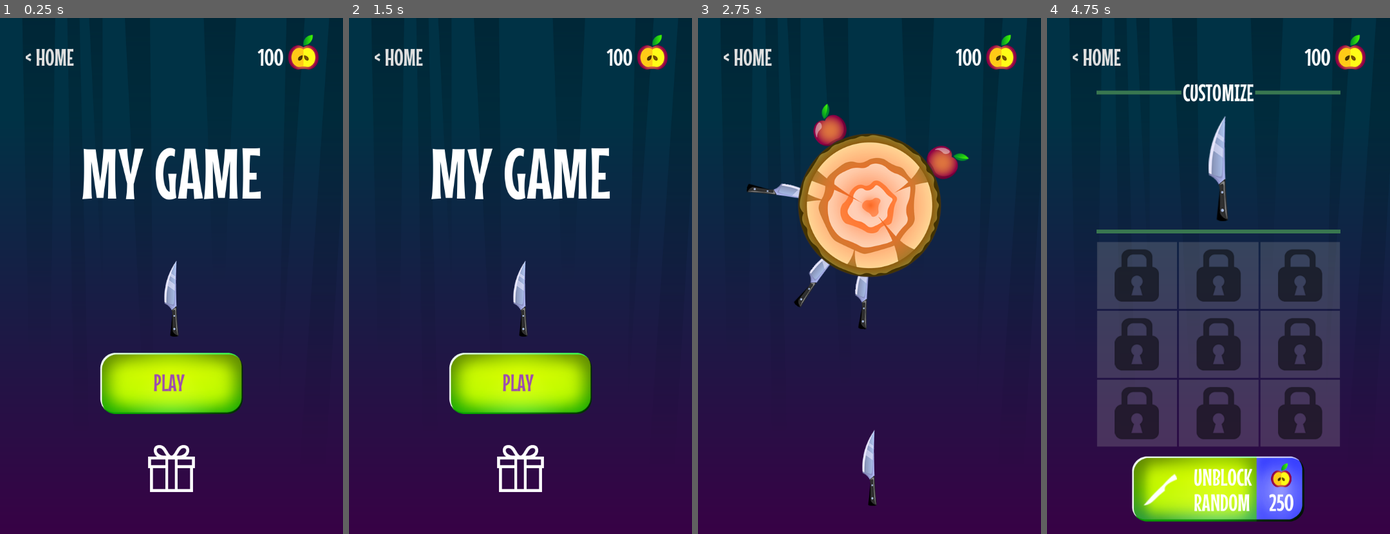
Above: before the commit, frames 1-4 (left to right).
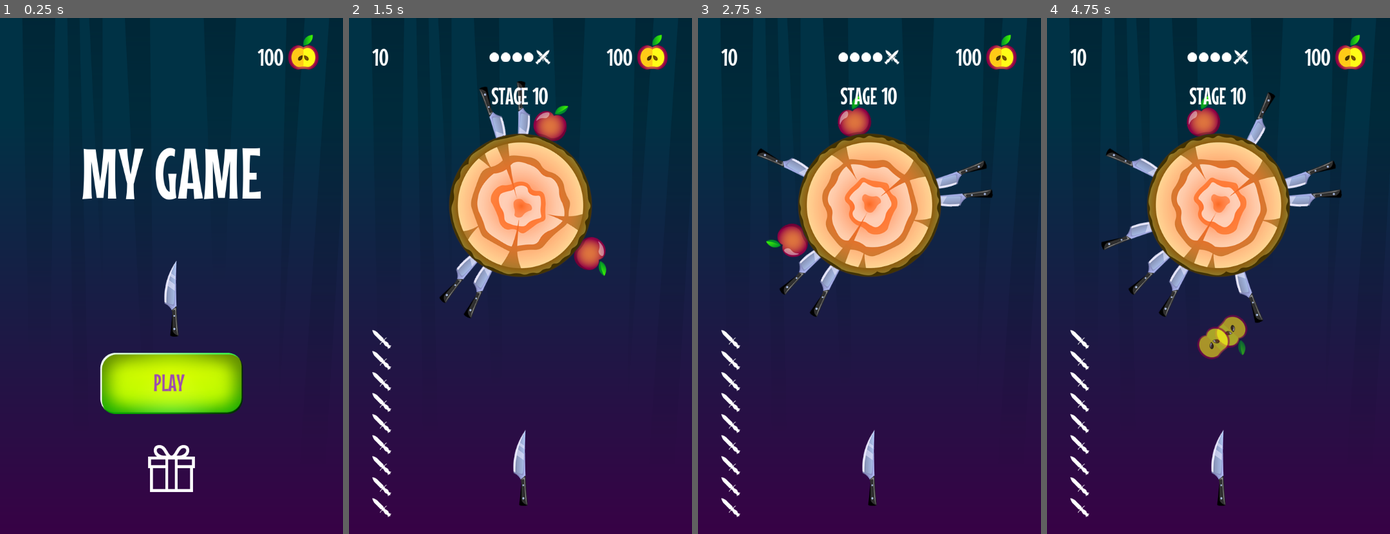
Above: after the commit, the same moments.

Repository: drxwat/godot4-mobile-game-course
Game: Godot game, scene res://scenes/start_screen/start_screen.tscn
Same seed, same stepped clock (60 frames per second), same inputs: the game is played once before the commit and once after it.
Inputs (mouse positions are in pixels of both pictures, inside the frame that each line leads up to):
- Up to frame 1 (0.25 s): no input
- Up to frame 2 (1.5 s): click "PLAY" at 0.5 s; click (397, 59) at 1.25 s, where only the run before the commit has a clickable "< HOME"
- Up to frame 3 (2.75 s): click (869, 384) at 2 s, where only the run before the commit has a clickable "PLAY"
- Up to frame 4 (4.75 s): click (1095, 59) at 2.75 s, where only the run before the commit has a clickable "< HOME"; click (1095, 59) at 3.5 s, where only the run before the commit has a clickable "< HOME"; click (1218, 466) at 4.27 s

The runs differ from the first frame. In frame 1, 0.3% of the frame differs, in the area x 7-22%, y 5-10%; in frame 2, 19%; in frame 3, 7.5%; in frame 4, 38%, in the area x 6-86%, y 5-98%.

Commit message:
5-2 adoptive HUD

Diff:
--- a/elements/ui/hud/hud.gd
+++ b/elements/ui/hud/hud.gd
@@ -1,5 +1,35 @@
 extends CanvasLayer
 
+@onready var knives_counter := %KnivesCounter
+@onready var home_button := %HomeButton
+@onready var points_label := %PointsLabel
+@onready var stage_label := %StageLabel
+@onready var stage_counter := %StageCounter
+
+func _ready():
+	Events.location_changed.connect(update_hud_location)
+	update_hud_location(Events.LOCATIONS.START)
 
 func _on_home_button_pressed():
 	Events.location_changed.emit(Events.LOCATIONS.START)
+
+func update_hud_location(location: Events.LOCATIONS):
+	match location:
+		Events.LOCATIONS.START:
+			knives_counter.hide()
+			home_button.hide()
+			points_label.hide()
+			stage_label.hide()
+			stage_counter.hide()
+		Events.LOCATIONS.GAME:
+			knives_counter.show()
+			home_button.hide()
+			points_label.show()
+			stage_label.show()
+			stage_counter.show()
+		Events.LOCATIONS.SHOP:
+			knives_counter.hide()
+			home_button.show()
+			points_label.hide()
+			stage_label.hide()
+			stage_counter.hide()
--- a/elements/ui/hud/hud.tscn
+++ b/elements/ui/hud/hud.tscn
@@ -44,65 +44,67 @@
 layout_mode = 2
 
 [node name="HomeButton" type="Button" parent="MarginContainer/VBoxContainer/HBoxContainer"]
+unique_name_in_owner = true
 layout_mode = 2
 text = "< HOME"
 flat = true
 
-[node name="Label" type="Label" parent="MarginContainer/VBoxContainer/HBoxContainer"]
-visible = false
+[node name="PointsLabel" type="Label" parent="MarginContainer/VBoxContainer/HBoxContainer"]
+unique_name_in_owner = true
 layout_mode = 2
 size_flags_horizontal = 3
 text = "10"
 
-[node name="HBoxContainer" type="HBoxContainer" parent="MarginContainer/VBoxContainer/HBoxContainer"]
-visible = false
+[node name="StageCounter" type="HBoxContainer" parent="MarginContainer/VBoxContainer/HBoxContainer"]
+unique_name_in_owner = true
 layout_mode = 2
 size_flags_horizontal = 3
 alignment = 1
 
-[node name="TextureRect" type="TextureRect" parent="MarginContainer/VBoxContainer/HBoxContainer/HBoxContainer"]
+[node name="TextureRect" type="TextureRect" parent="MarginContainer/VBoxContainer/HBoxContainer/StageCounter"]
 layout_mode = 2
 texture = ExtResource("2_xf8ip")
 stretch_mode = 5
 
-[node name="TextureRect2" type="TextureRect" parent="MarginContainer/VBoxContainer/HBoxContainer/HBoxContainer"]
+[node name="TextureRect2" type="TextureRect" parent="MarginContainer/VBoxContainer/HBoxContainer/StageCounter"]
 layout_mode = 2
 texture = ExtResource("2_xf8ip")
 stretch_mode = 5
 
-[node name="TextureRect3" type="TextureRect" parent="MarginContainer/VBoxContainer/HBoxContainer/HBoxContainer"]
+[node name="TextureRect3" type="TextureRect" parent="MarginContainer/VBoxContainer/HBoxContainer/StageCounter"]
 layout_mode = 2
 texture = ExtResource("2_xf8ip")
 stretch_mode = 5
 
-[node name="TextureRect4" type="TextureRect" parent="MarginContainer/VBoxContainer/HBoxContainer/HBoxContainer"]
+[node name="TextureRect4" type="TextureRect" parent="MarginContainer/VBoxContainer/HBoxContainer/StageCounter"]
 layout_mode = 2
 texture = ExtResource("2_xf8ip")
 stretch_mode = 5
 
-[node name="TextureRect5" type="TextureRect" parent="MarginContainer/VBoxContainer/HBoxContainer/HBoxContainer"]
+[node name="TextureRect5" type="TextureRect" parent="MarginContainer/VBoxContainer/HBoxContainer/StageCounter"]
 layout_mode = 2
 texture = ExtResource("3_owcdr")
 stretch_mode = 5
 
-[node name="HBoxContainer2" type="HBoxContainer" parent="MarginContainer/VBoxContainer/HBoxContainer"]
+[node name="ApllesCounter" type="HBoxContainer" parent="MarginContainer/VBoxContainer/HBoxContainer"]
+unique_name_in_owner = true
 layout_mode = 2
 size_flags_horizontal = 3
 theme_override_constants/separation = 10
 alignment = 2
 
-[node name="Label" type="Label" parent="MarginContainer/VBoxContainer/HBoxContainer/HBoxContainer2"]
+[node name="Label" type="Label" parent="MarginContainer/VBoxContainer/HBoxContainer/ApllesCounter"]
 layout_mode = 2
 text = "100"
 
-[node name="TextureRect" type="TextureRect" parent="MarginContainer/VBoxContainer/HBoxContainer/HBoxContainer2"]
+[node name="TextureRect" type="TextureRect" parent="MarginContainer/VBoxContainer/HBoxContainer/ApllesCounter"]
 custom_minimum_size = Vector2(0, 95)
 layout_mode = 2
 texture = ExtResource("4_hd1ds")
 stretch_mode = 4
 
-[node name="Label" type="Label" parent="MarginContainer/VBoxContainer"]
-visible = false
+[node name="StageLabel" type="Label" parent="MarginContainer/VBoxContainer"]
+unique_name_in_owner = true
 layout_mode = 2
 text = "STAGE 10"
 horizontal_alignment = 1
@@ -112,44 +114,44 @@
 size_flags_vertical = 3
 mouse_filter = 2
 
-[node name="VBoxContainer" type="VBoxContainer" parent="MarginContainer/VBoxContainer/HBoxContainer2"]
-visible = false
+[node name="KnivesCounter" type="VBoxContainer" parent="MarginContainer/VBoxContainer/HBoxContainer2"]
+unique_name_in_owner = true
 layout_mode = 2
 alignment = 2
 
-[node name="TextureRect" type="TextureRect" parent="MarginContainer/VBoxContainer/HBoxContainer2/VBoxContainer"]
+[node name="TextureRect" type="TextureRect" parent="MarginContainer/VBoxContainer/HBoxContainer2/KnivesCounter"]
 layout_mode = 2
 texture = ExtResource("5_kdfru")
 
-[node name="TextureRect2" type="TextureRect" parent="MarginContainer/VBoxContainer/HBoxContainer2/VBoxContainer"]
+[node name="TextureRect2" type="TextureRect" parent="MarginContainer/VBoxContainer/HBoxContainer2/KnivesCounter"]
 layout_mode = 2
 texture = ExtResource("5_kdfru")
 
-[node name="TextureRect3" type="TextureRect" parent="MarginContainer/VBoxContainer/HBoxContainer2/VBoxContainer"]
+[node name="TextureRect3" type="TextureRect" parent="MarginContainer/VBoxContainer/HBoxContainer2/KnivesCounter"]
 layout_mode = 2
 texture = ExtResource("5_kdfru")
 
-[node name="TextureRect4" type="TextureRect" parent="MarginContainer/VBoxContainer/HBoxContainer2/VBoxContainer"]
+[node name="TextureRect4" type="TextureRect" parent="MarginContainer/VBoxContainer/HBoxContainer2/KnivesCounter"]
 layout_mode = 2
 texture = ExtResource("5_kdfru")
 
-[node name="TextureRect5" type="TextureRect" parent="MarginContainer/VBoxContainer/HBoxContainer2/VBoxContainer"]
+[node name="TextureRect5" type="TextureRect" parent="MarginContainer/VBoxContainer/HBoxContainer2/KnivesCounter"]
 layout_mode = 2
 texture = ExtResource("5_kdfru")
 
-[node name="TextureRect6" type="TextureRect" parent="MarginContainer/VBoxContainer/HBoxContainer2/VBoxContainer"]
+[node name="TextureRect6" type="TextureRect" parent="MarginContainer/VBoxContainer/HBoxContainer2/KnivesCounter"]
 layout_mode = 2
 texture = ExtResource("5_kdfru")
 
-[node name="TextureRect7" type="TextureRect" parent="MarginContainer/VBoxContainer/HBoxContainer2/VBoxContainer"]
+[node name="TextureRect7" type="TextureRect" parent="MarginContainer/VBoxContainer/HBoxContainer2/KnivesCounter"]
 layout_mode = 2
 texture = ExtResource("5_kdfru")
 
-[node name="TextureRect8" type="TextureRect" parent="MarginContainer/VBoxContainer/HBoxContainer2/VBoxContainer"]
+[node name="TextureRect8" type="TextureRect" parent="MarginContainer/VBoxContainer/HBoxContainer2/KnivesCounter"]
 layout_mode = 2
 texture = ExtResource("5_kdfru")
 
-[node name="TextureRect9" type="TextureRect" parent="MarginContainer/VBoxContainer/HBoxContainer2/VBoxContainer"]
+[node name="TextureRect9" type="TextureRect" parent="MarginContainer/VBoxContainer/HBoxContainer2/KnivesCounter"]
 layout_mode = 2
 texture = ExtResource("5_kdfru")
 
--- a/project.godot
+++ b/project.godot
@@ -19,6 +19,7 @@
 
 Events="*res://core/events.gd"
 Globals="*res://core/globals.gd"
+Hud="*res://elements/ui/hud/hud.tscn"
 
 [display]
 
--- a/scenes/game/game.tscn
+++ b/scenes/game/game.tscn
@@ -1,13 +1,10 @@
-[gd_scene load_steps=5 format=3 uid="uid://bengvyqkvt336"]
+[gd_scene load_steps=4 format=3 uid="uid://bengvyqkvt336"]
 
-[ext_resource type="PackedScene" uid="uid://b1dtn7e5h5bel" path="res://elements/ui/hud/hud.tscn" id="1_hlt81"]
 [ext_resource type="PackedScene" uid="uid://cf1v3f37wag3h" path="res://elements/knife_shooter/knife_shooter.tscn" id="1_npil1"]
 [ext_resource type="PackedScene" uid="uid://35e3j0jp4hvx" path="res://elements/targets/target/target.tscn" id="2_vad3u"]
 [ext_resource type="PackedScene" uid="uid://dnao8xffyywot" path="res://elements/ui/restart_overlay/restart_overlay.tscn" id="4_j8h56"]
 
 [node name="Game" type="Node2D"]
-
-[node name="HUD" parent="." instance=ExtResource("1_hlt81")]
 
 [node name="KnifeShooter" parent="." instance=ExtResource("1_npil1")]
 position = Vector2(360, 942)
--- a/scenes/knife_shop/knife_shop.tscn
+++ b/scenes/knife_shop/knife_shop.tscn
@@ -1,6 +1,5 @@
-[gd_scene load_steps=6 format=3 uid="uid://bky7wlwcnckc7"]
+[gd_scene load_steps=5 format=3 uid="uid://bky7wlwcnckc7"]
 
-[ext_resource type="PackedScene" uid="uid://b1dtn7e5h5bel" path="res://elements/ui/hud/hud.tscn" id="1_vscnf"]
 [ext_resource type="StyleBox" uid="uid://bugcmv7ebmuyv" path="res://styles/green_line.stylebox" id="2_i2r05"]
 [ext_resource type="Texture2D" uid="uid://cso6wdxm7tlg8" path="res://assets/knife1.png" id="3_0oesj"]
 [ext_resource type="PackedScene" uid="uid://ccqu43w8fy8db" path="res://scenes/knife_shop/shop_item/shop_item.tscn" id="4_t7ig8"]
@@ -13,8 +12,6 @@
 anchor_bottom = 1.0
 grow_horizontal = 2
 grow_vertical = 2
-
-[node name="HUD" parent="." instance=ExtResource("1_vscnf")]
 
 [node name="MarginContainer" type="MarginContainer" parent="."]
 layout_mode = 1
--- a/scenes/start_screen/start_screen.tscn
+++ b/scenes/start_screen/start_screen.tscn
@@ -1,7 +1,6 @@
-[gd_scene load_steps=6 format=3 uid="uid://ba2mrqnnbtow7"]
+[gd_scene load_steps=5 format=3 uid="uid://ba2mrqnnbtow7"]
 
 [ext_resource type="Script" path="res://scenes/start_screen/start_screen.gd" id="1_njy24"]
-[ext_resource type="PackedScene" uid="uid://b1dtn7e5h5bel" path="res://elements/ui/hud/hud.tscn" id="1_ykucm"]
 [ext_resource type="Texture2D" uid="uid://cso6wdxm7tlg8" path="res://assets/knife1.png" id="2_4kw5p"]
 [ext_resource type="StyleBox" uid="uid://o2hqrr8inaje" path="res://styles/button.stylebox" id="3_fuh1x"]
 [ext_resource type="Texture2D" uid="uid://dl8yjyw3eu6tm" path="res://assets/gift-ico.png" id="4_nmny4"]
@@ -14,8 +13,6 @@
 grow_horizontal = 2
 grow_vertical = 2
 script = ExtResource("1_njy24")
-
-[node name="HUD" parent="." instance=ExtResource("1_ykucm")]
 
 [node name="MarginContainer" type="MarginContainer" parent="."]
 layout_mode = 1
